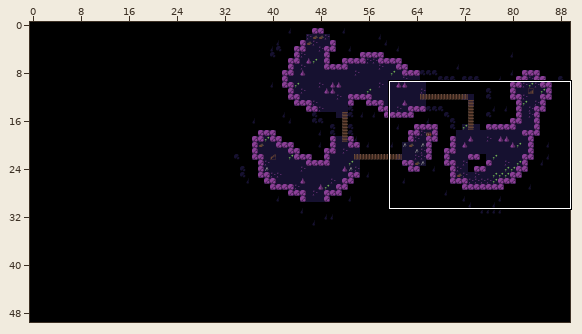
A Tiled map (JSON) gets an edit: core/assets/maps/map_0.json. The first picture is a wide view before the edit; the outline marks the close-up.
Close-up. Before the commit:
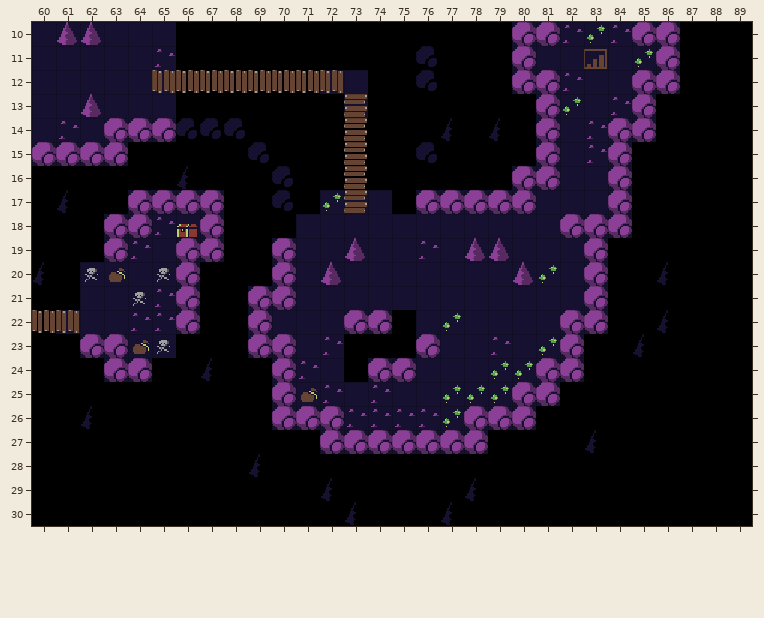
Cells are 16x16 px. Shown: x 60..89, y 10..30. The commit also changed other parts of the map, which this record leaves out.
Once edited:
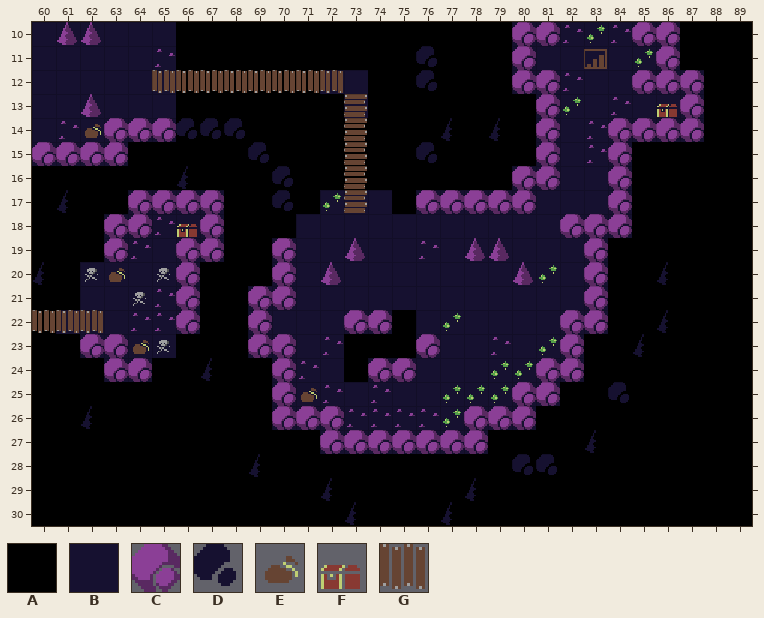
Key: from "simple_tiles": A 0, B 10, C 20, D 21, E 40, F 50, G 61.
_ is an empty cell.
Tiles of an added or newly shown layer are drawn over the layers below it.
Diff:
Layer "map":
Tile B replaces tile A in row 12 at x 87; in rows 13 to 14 at x 86 to 87.
Layer "deco" (added):
Tile C is added in rows 12 to 13 at x 87; in row 14 at x 86 to 87.
Tile D is added in row 25 at x 84; in row 28 at x 80 to 81.
Tile G is added in row 22 at x 62.
Layer "obj":
Tile E is added in row 14 at x 62.
Tile F is added in row 13 at x 86.
The author cleared tile C in row 13 at x 85.
Pixel boxes of the changes (left, top, right, bottom) in both close-ups:
changed: (632, 70, 704, 142)
added: (85, 124, 101, 138)
added: (80, 310, 103, 333)
added: (608, 382, 629, 403)
added: (512, 454, 557, 475)
